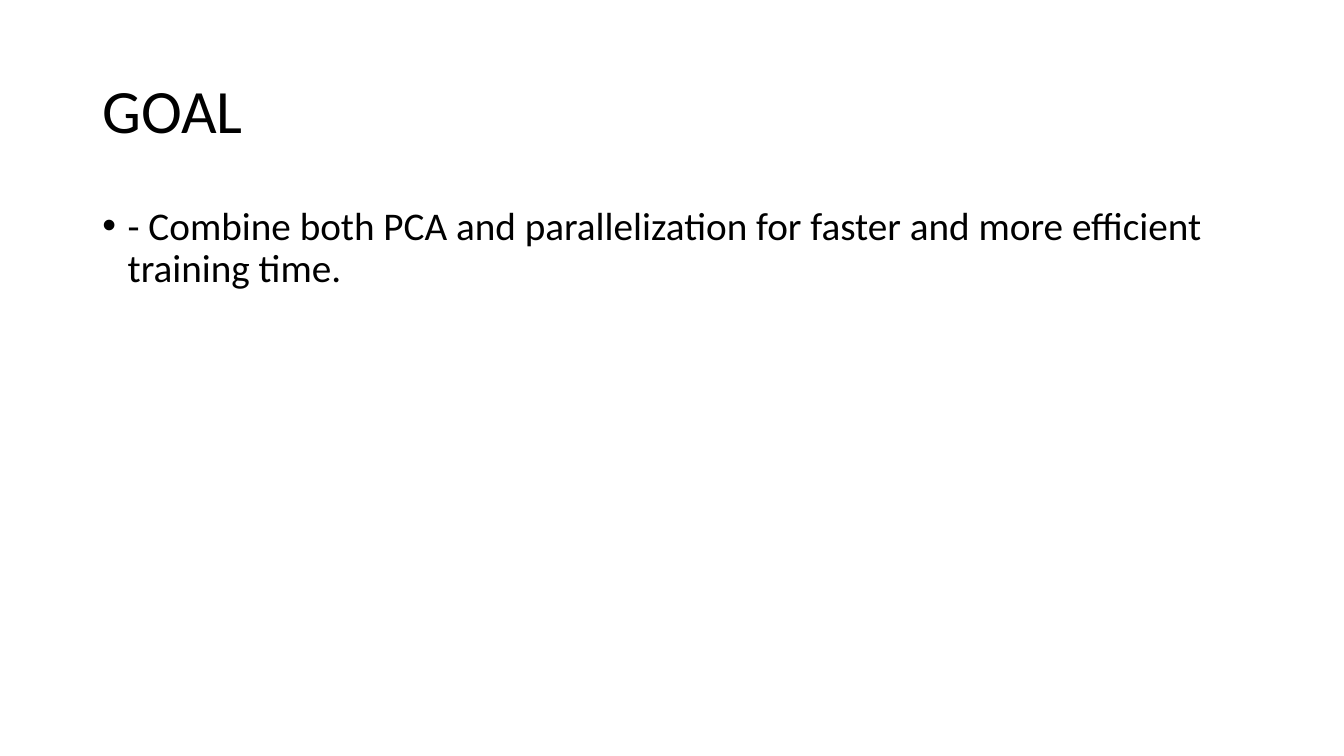
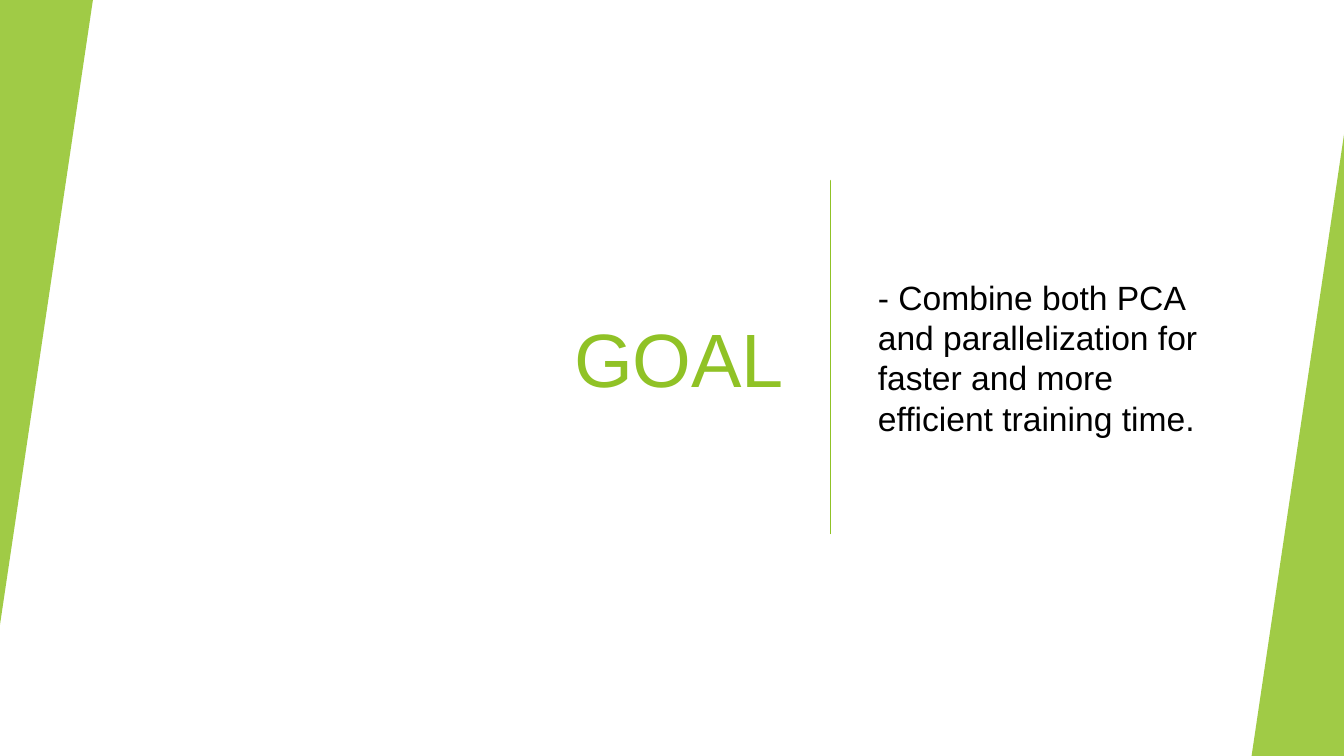
Before and after one commit to nhatthuan97/Qualifying_Final, a slide deck: slide 3 of Presentation.pptx. Drawn at 1344x756 pixels with LibreOffice and Linux fonts; fonts in the diff are those of the drawing. Boxes give left, top, right and bottom in pixels: in the first picture for what was removed or moved away, otherwise in the second. Text is boxed around its words. In the diff, an @@ line names an element or a change of style, - is before the commit and + after.

```diff
--- a/Presentation.pptx
+++ b/Presentation.pptx
@@ group added at bbox=[0, 0, 1344, 756]: 5 freeform shapes, 3 triangles, 2 lines @@
@@ rectangle added at bbox=[0, 0, 1344, 756], fill #FFFFFF @@
@@ triangle added at bbox=[0, 0, 93, 625], fill #90C226 at 85% opacity @@
@@ title "GOAL": place and size @@
-title "GOAL" at bbox=[102, 93, 242, 134]
+title "GOAL" at bbox=[574, 334, 784, 388]
@@ title "GOAL" at bbox=[574, 334, 784, 388]: size 44 to 54 pt, font Calibri to Arial, text colour #000000 to #90C226; alignment left to right; line spacing 0.9 to 1 @@
@@ text "- Combine both PCA and ...": place and size @@
-text "- Combine both PCA and ..." at bbox=[128, 212, 1201, 289]
+text "- Combine both PCA and ..." at bbox=[878, 285, 1197, 438]
@@ text "- Combine both PCA and ..." at bbox=[878, 285, 1197, 438]: size 28 to 24 pt, font Calibri to Arial; bullet • to none; line spacing 0.9 to 1; vertical alignment top to middle @@
@@ triangle added at bbox=[1251, 134, 1344, 756], fill #90C226 at 85% opacity @@
@@ line added from (831, 180) to (831, 533), #90C226 1 pt @@
@@ group added at bbox=[0, 0, 1344, 756]: 5 freeform shapes, 3 triangles @@
```
Also in this commit, not shown: 42 other slides changed, 1 slide added.
